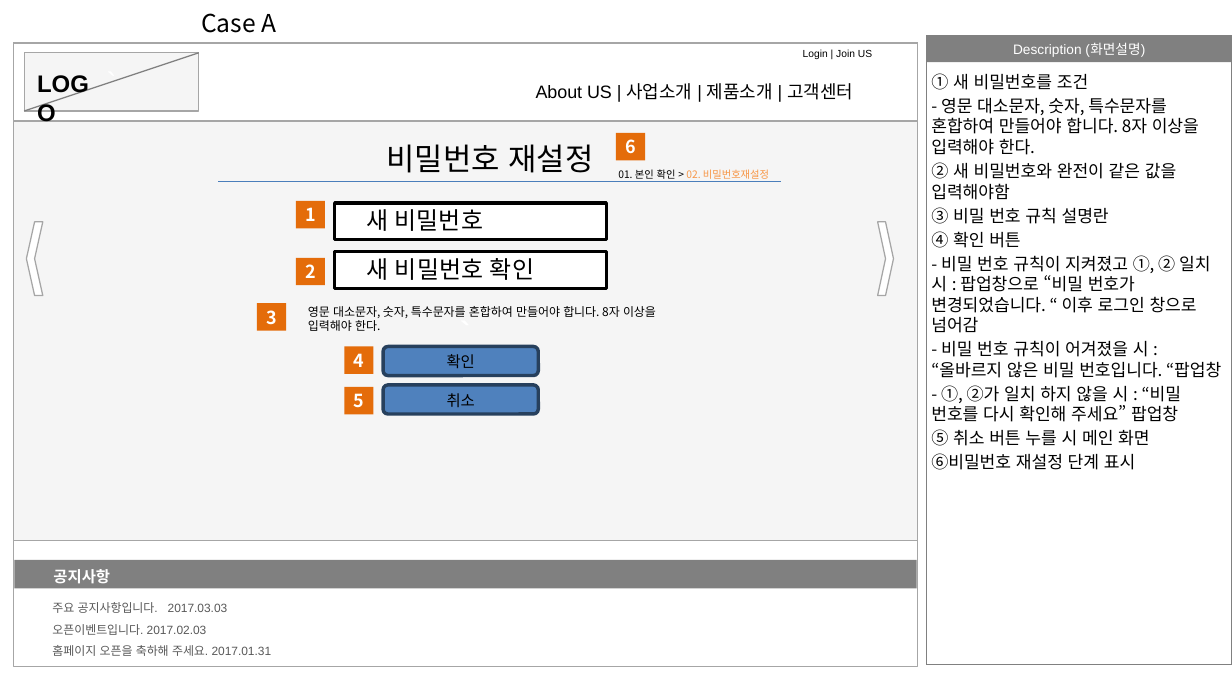
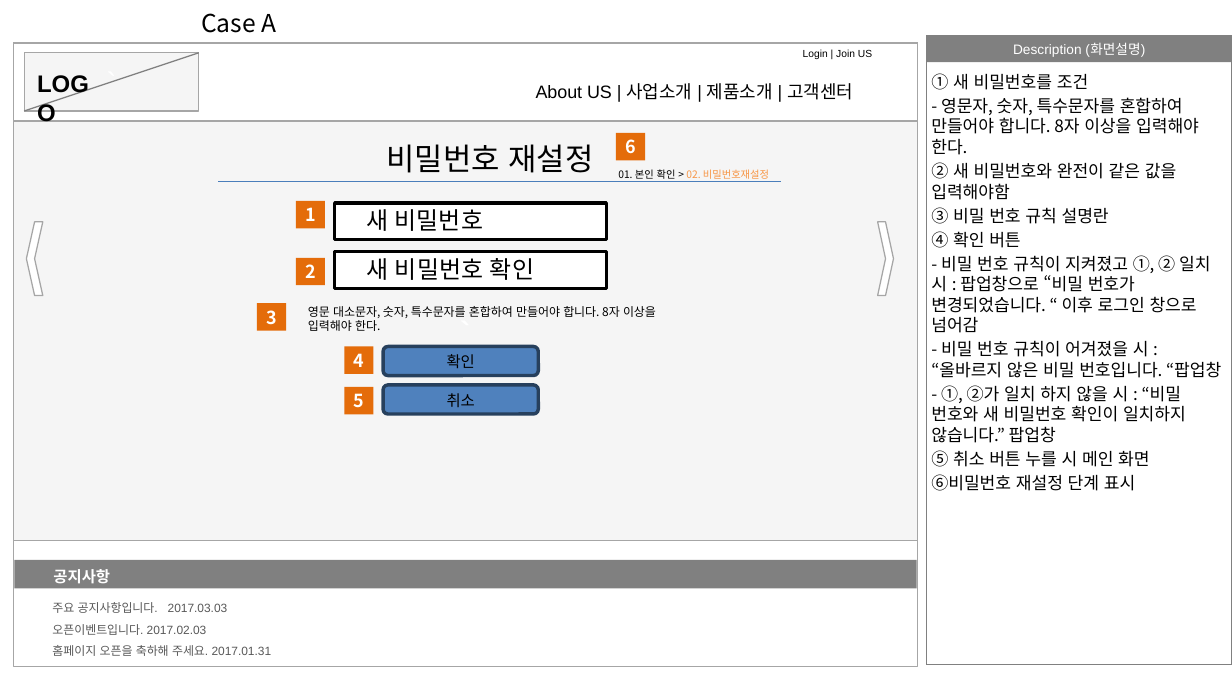
Before and after one commit to moim5/moida-general, a slide deck: slide 5 of documents/storyBoard/JuHyenjun/jhj_Story_Board.pptx. Drawn at 1232x693 pixels with LibreOffice and Linux fonts; fonts in the diff are those of the drawing. Boxes give left, top, right and bottom in pixels: in the first picture for what was removed or moved away, otherwise in the second. Text is boxed around its words. In the diff, an @@ line names an element or a change of style, - is before the commit and + after.

```diff
--- a/documents/storyBoard/JuHyenjun/jhj_Story_Board.pptx
+++ b/documents/storyBoard/JuHyenjun/jhj_Story_Board.pptx
@@ text at bbox=[931, 97, 1199, 155]: text changed @@
-- 영문 대소문자, 숫자, 특수문자를 혼합하여 만들어야 합니다. 8자 이상을 입력해야 한다.
+- 영문자, 숫자, 특수문자를 혼합하여 만들어야 합니다. 8자 이상을 입력해야 한다.
@@ text at bbox=[931, 385, 1186, 443]: text changed @@
-- ①, ②가 일치 하지 않을 시 : “비밀 번호를 다시 확인해 주세요” 팝업창
+- ①, ②가 일치 하지 않을 시 : “비밀 번호와 새 비밀번호 확인이 일치하지 않습니다.” 팝업창
```
Also in this commit, not shown: 3 other slides changed.
